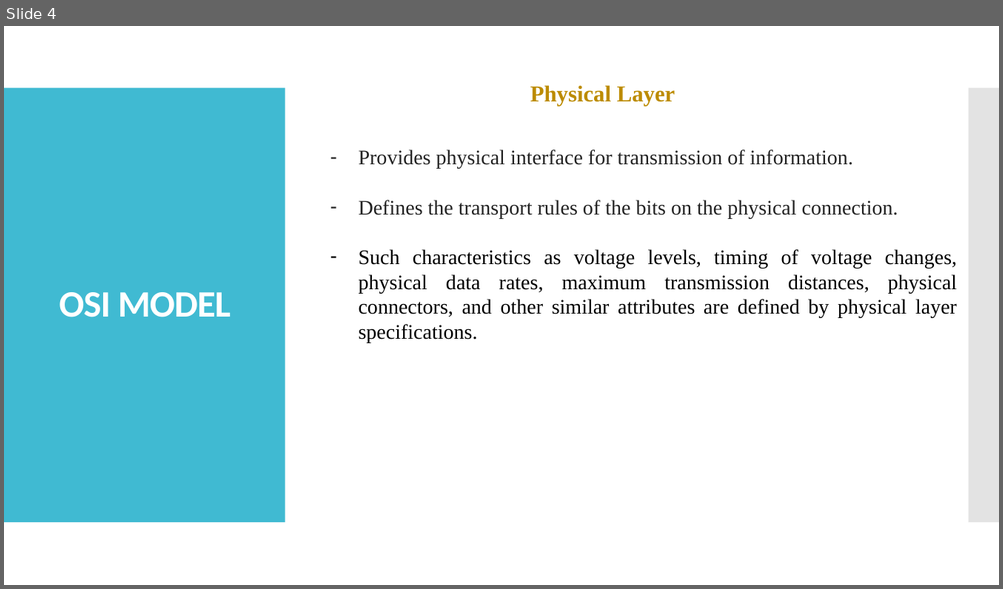
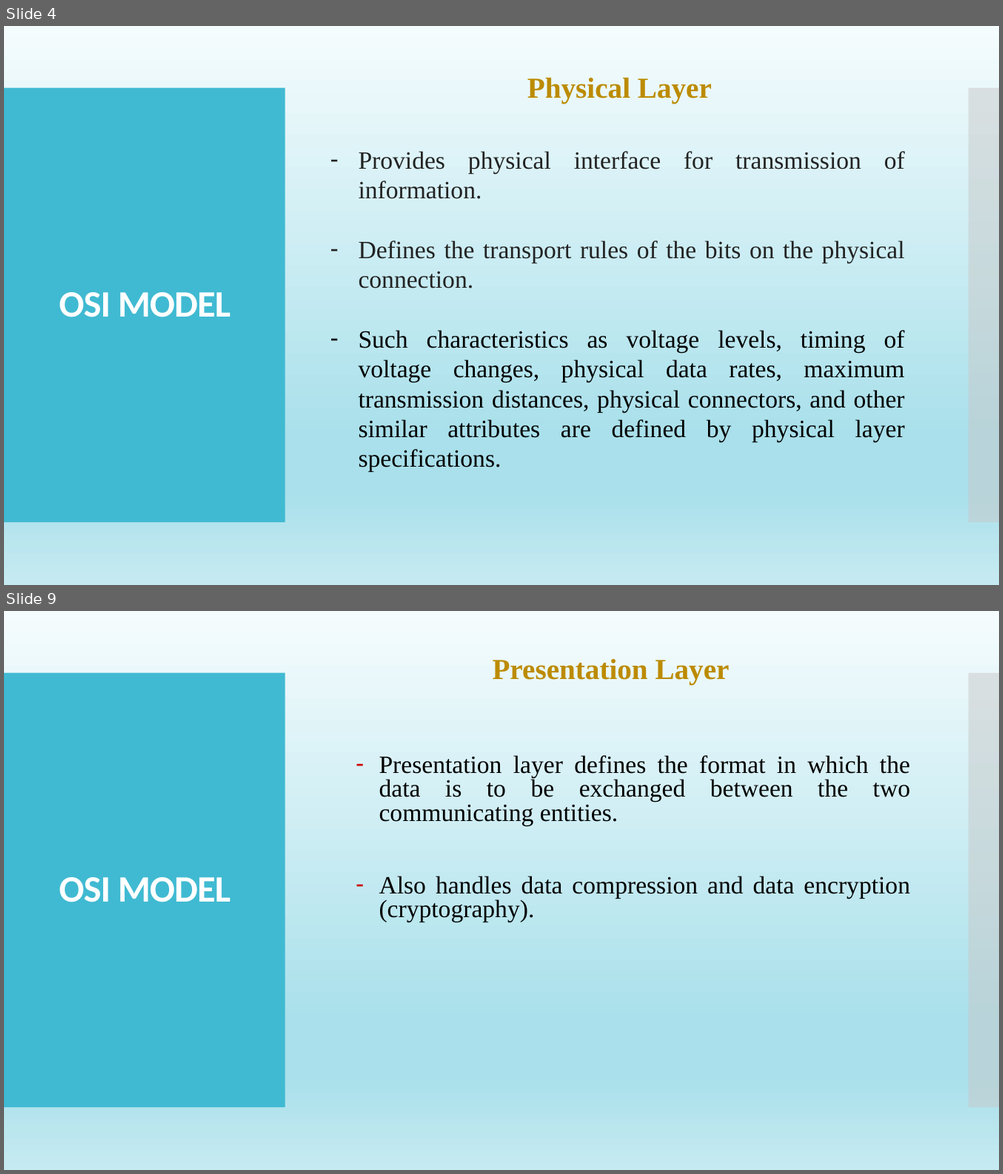
Before and after one commit to tiendatdk3493/video-javaScript, a slide deck: TCP-IP.pptx. Shown one above the other, each under a label of ours: slide 4 before the commit, slides 4 and 9 after it; the slides between them are not shown. The pictures are 1003x589 and 1003x1174 pixels, drawn with LibreOffice and Linux fonts; fonts in the diff are those of the drawing. Boxes give left, top, right and bottom in pixels: in the first picture for what was removed or moved away, otherwise in the second. Text is boxed around its words. In the diff, an @@ line names an element or a change of style, - is before the commit and + after.

```diff
--- a/TCP-IP.pptx
+++ b/TCP-IP.pptx
@@ slide 9 added at bbox=[4, 611, 999, 1170], background gradient #F5FCFD to #A9E0EB to #C6EAF1; not listed: 2 template elements that a slide beside it also shows @@
@@ text added at bbox=[492, 659, 729, 685], 28 pt, text #BB8B00, bold @@
+Presentation Layer
@@ text added at bbox=[379, 755, 910, 922], 24 pt, text #000000 @@
+– Presentation layer defines the format in which the data is to be exchanged between the two communicating entities.
+– Also handles data compression and data encryption (cryptography).
@@ title added at bbox=[59, 877, 230, 903], 36 pt, text #FFFFFF, bold @@
+OSI MODEL
@@ slide 4 changed as well @@
@@ background #FFFFFF to gradient #F5FCFD to #A9E0EB to #C6EAF1 @@
@@ text "Physical Layer": place and size @@
-text "Physical Layer" at bbox=[530, 85, 675, 106]
+text "Physical Layer" at bbox=[527, 77, 711, 103]
@@ text "Physical Layer" at bbox=[527, 77, 711, 103]: size 22 to 28 pt @@
@@ text "Provides physical interface for transmission ..." at bbox=[358, 151, 905, 472]: size 20 to 24 pt @@
```
Also in this commit, not shown: 20 other slides changed, 4 other slides added, 1 slide removed, 1 other file.
